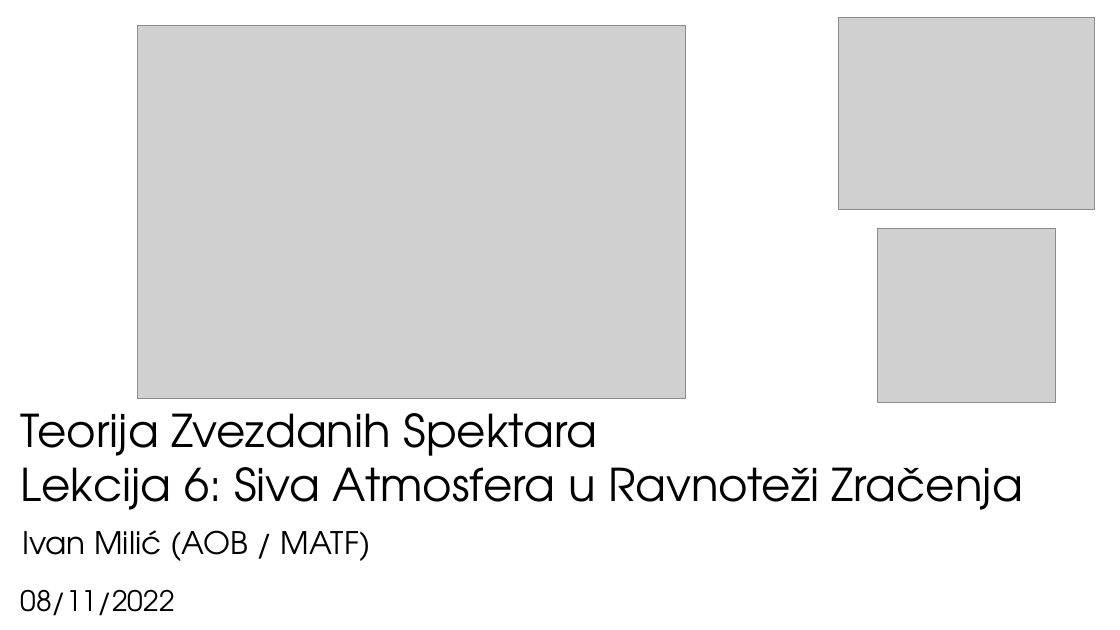
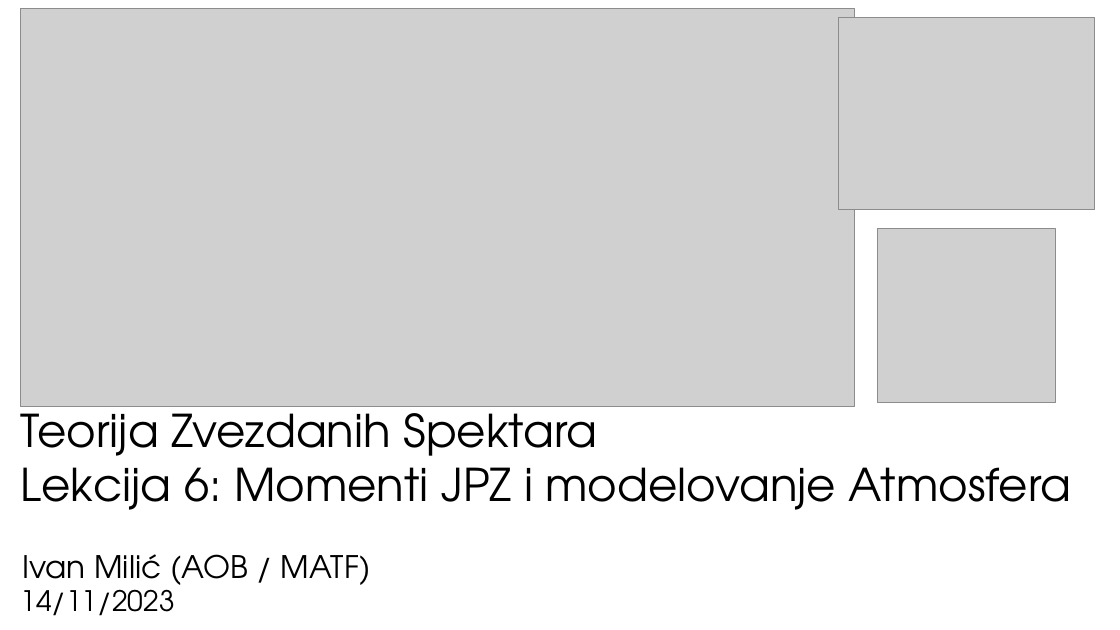
Before and after one commit to ivanzmilic/TZS_matf, a slide deck: slide 1 of Predavanja/Predavanje_06_Atmosfere_u_RZ.odp. Drawn at 1120x630 pixels with LibreOffice and Linux fonts; fonts in the diff are those of the drawing; grey boxes stand for pictures. Boxes give left, top, right and bottom in pixels: in the first picture for what was removed or moved away, otherwise in the second. Text is boxed around its words. In the diff, an @@ line names an element or a change of style, - is before the commit and + after.

```diff
--- a/Predavanja/Predavanje_06_Atmosfere_u_RZ.odp
+++ b/Predavanja/Predavanje_06_Atmosfere_u_RZ.odp
@@ picture: place and size @@
-picture at bbox=[137, 25, 686, 398]
+picture at bbox=[20, 8, 854, 407]
@@ text "Teorija Zvezdanih Spektara": place and size @@
-text "Teorija Zvezdanih Spektara" at bbox=[20, 413, 1023, 510]
+text "Teorija Zvezdanih Spektara" at bbox=[20, 400, 1072, 510]
@@ text at bbox=[20, 454, 1072, 510]: text changed @@
-Lekcija 6: Siva Atmosfera u Ravnoteži Zračenja
+Lekcija 6: Momenti JPZ i modelovanje Atmosfera
@@ text "Ivan Milić (AOB / MATF)" rewrapped from bbox=[22, 530, 370, 561] to bbox=[22, 554, 370, 593] @@
@@ subtitle at bbox=[20, 589, 174, 616]: text changed @@
-08/11/2022
+14/11/2023
```
Also in this commit, not shown: 3 other slides changed, 20 slides added, 23 slides removed, 21 other files.
